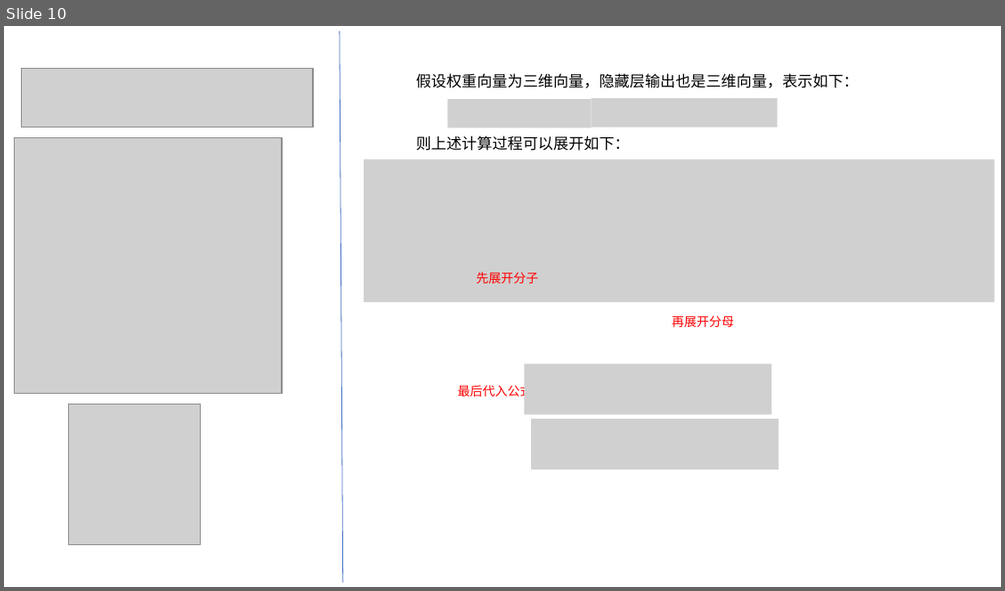
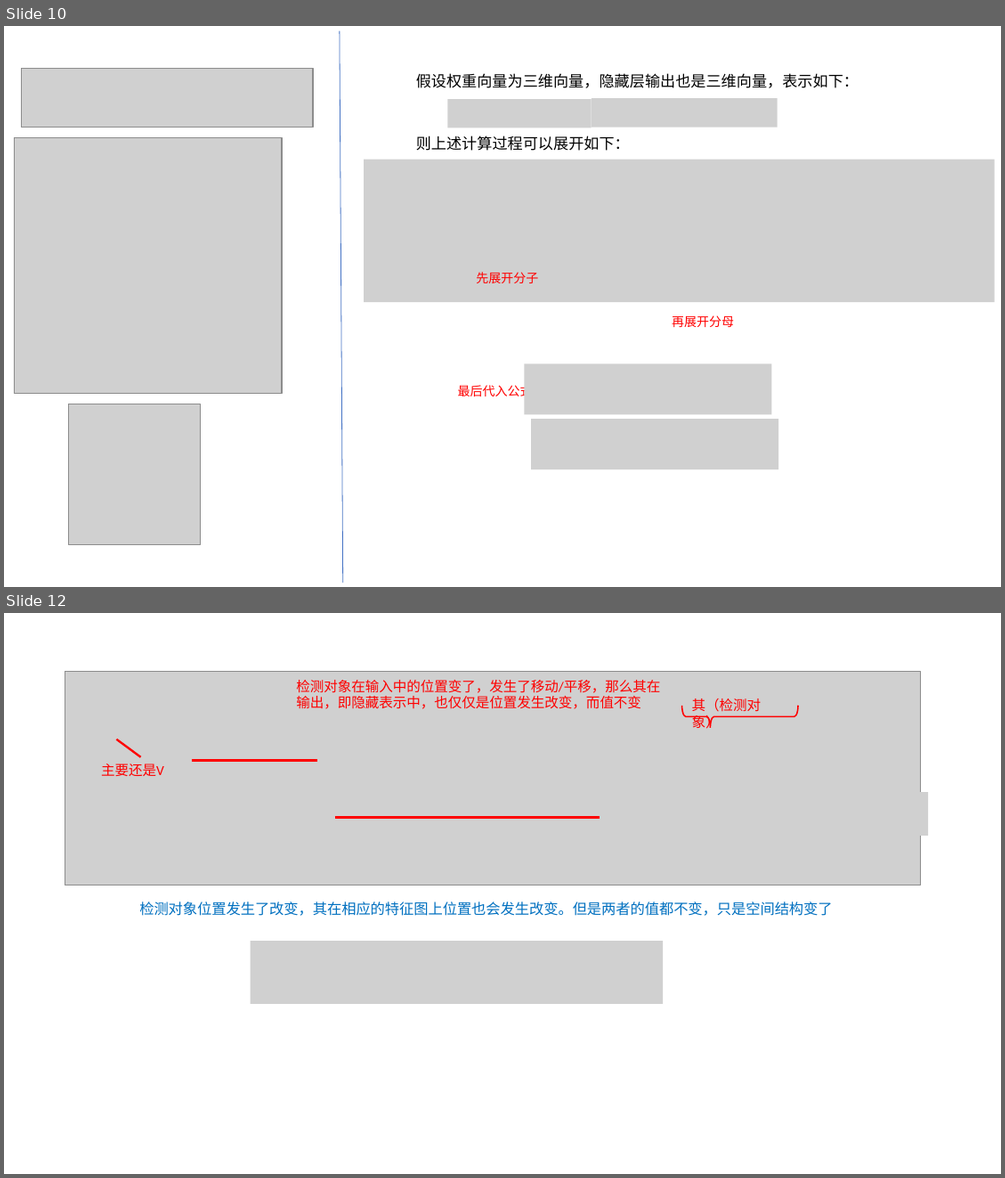
Before and after one commit to CastleDream/d2l_learning, a slide deck: 绘图.pptx. Shown one above the other, each under a label of ours: slide 10 before the commit, slides 10 and 12 after it; the slides between them are not shown. The pictures are 1005x591 and 1005x1178 pixels, drawn with LibreOffice and Linux fonts; fonts in the diff are those of the drawing; grey boxes stand for pictures. Boxes give left, top, right and bottom in pixels: in the first picture for what was removed or moved away, otherwise in the second. Text is boxed around its words. In the diff, an @@ line names an element or a change of style, - is before the commit and + after.

```diff
--- a/绘图.pptx
+++ b/绘图.pptx
@@ slide 12 added at (4,613,1001,1174), background #FFFFFF @@
@@ picture added at (65,672,920,885) @@
@@ text added at (296,680,660,709), 10 pt, text #FF0000 @@
+检测对象在输入中的位置变了，发生了移动/平移，那么其在输出，即隐藏表示中，也仅仅是位置发生改变，而值不变
@@ left brace added at (682,706,798,728), outline #FF0000 1 pt @@
@@ text added at (692,698,761,729), 10 pt, text #FF0000 @@
+其（检测对象）
@@ line added from (117, 739) to (140, 757), #FF0000 1.5 pt @@
@@ text added at (101,763,164,776), 10 pt, text #FF0000 @@
+主要还是V
@@ picture added at (186,763,326,809) @@
@@ line added from (192, 761) to (318, 761), #FF0000 2.25 pt @@
@@ picture added at (594,791,928,835) @@
@@ line added from (335, 818) to (599, 818), #FF0000 2.25 pt @@
@@ text added at (139,901,832,916), 10.5 pt, text #0070C0 @@
+检测对象位置发生了改变，其在相应的特征图上位置也会发生改变。但是两者的值都不变，只是空间结构变了
@@ picture added at (251,941,663,1004) @@
```
Also in this commit, not shown: 2 other slides added, 1 slide removed, 2 other files.
